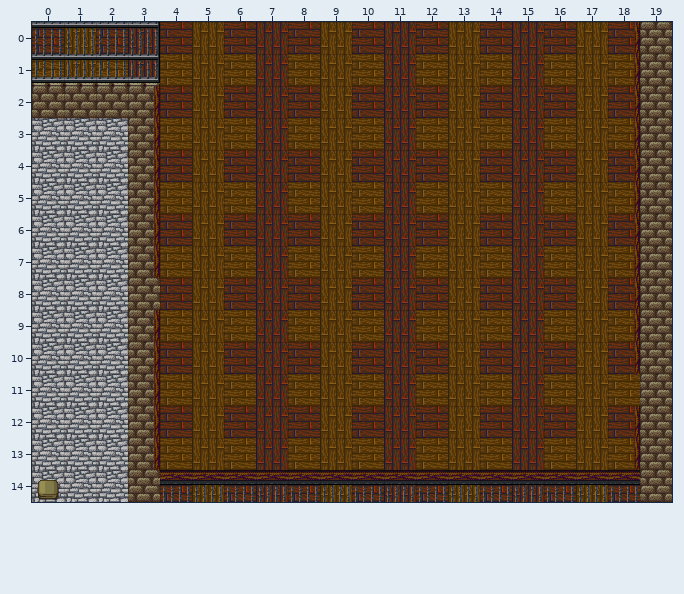
Tiled map: CastleEscape/Content/maps/dungeon_4.tmx. Above: the version before the commit.
Cells are 32x32 px. Shown: x 0..19, y 0..14.
And afterwards:
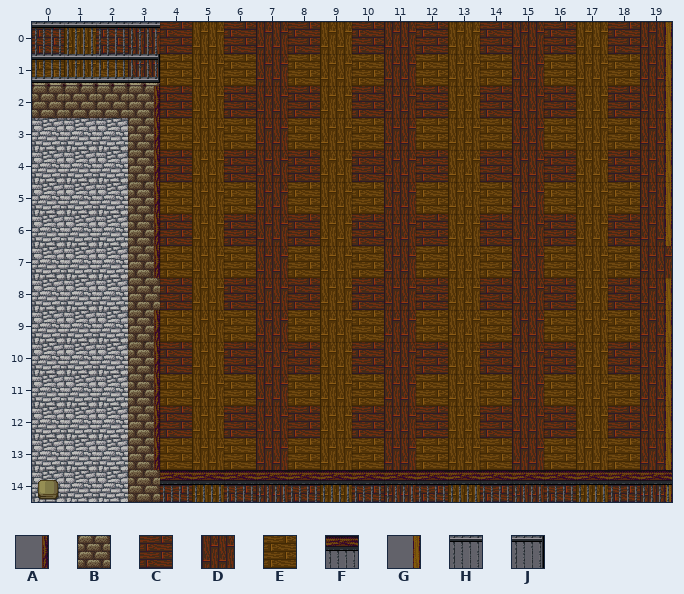
Key: from "tileset": A 325, B 505, C 1235, D 1236, E 1307, F 1785, G 1834, H 1857, J 1858.
_ is an empty cell.
Tiles of an added or newly shown layer are drawn over the layers below it.
The edit:
Layer "bottom" (removed):
The author cleared tile B in rows 0 to 14 at x 19.
The author cleared tile C in row 0 at x 18; in row 2 at x 18; in row 4 at x 18; in row 6 at x 18; in row 8 at x 18; in row 10 at x 18.
The author cleared tile C in row 12 at x 18.
The author cleared tile D in row 0 at x 3.
The author cleared tile E in row 1 at x 18; in row 3 at x 18; in row 5 at x 18; in row 7 at x 18; in row 9 at x 18; in row 13 at x 18.
Layer "bottom #2" (removed):
The author cleared tile A in rows 0 to 10 at x 18; in rows 12 to 13 at x 18.
The author cleared tile J in row 0 at x 3.
Layer "base" (added):
Tile C now appears in row 0 at x 18; in row 2 at x 18; in row 4 at x 18; in row 6 at x 18; in row 8 at x 18; in row 10 at x 18.
Tile C now appears in row 12 at x 18.
Tile D now appears in row 0 at x 3 and 19; in rows 1 to 14 at x 19.
Tile E now appears in row 1 at x 18; in row 3 at x 18; in row 5 at x 18; in row 7 at x 18; in row 9 at x 18; in row 13 at x 18.
Layer "base #2" (added):
Tile G now appears in rows 0 to 6 at x 19; in rows 8 to 14 at x 19.
Layer "top" (added):
Tile F now appears in row 14 at x 19.
Tile H now appears in row 0 at x 3.
Boxes around the changes in both pictures, in picture pixels (x1, y1, x2, y2):
changed: (158, 22, 160, 54)
changed: (634, 22, 672, 502)
